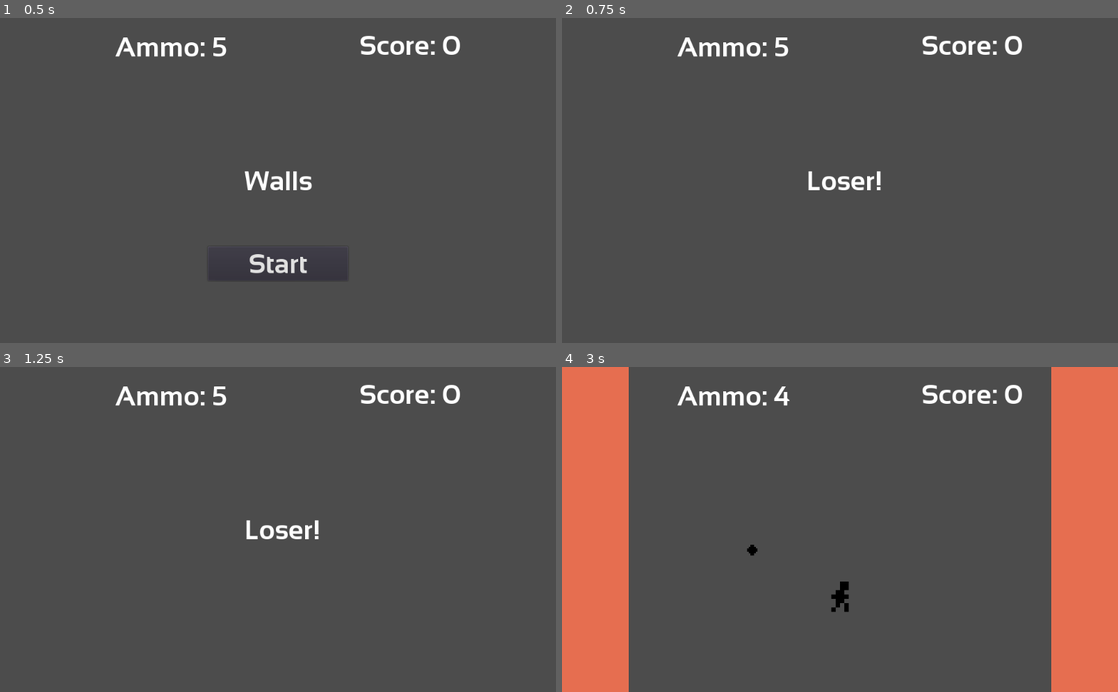
Above: before the commit, frames 1-4 (two rows, left to right).
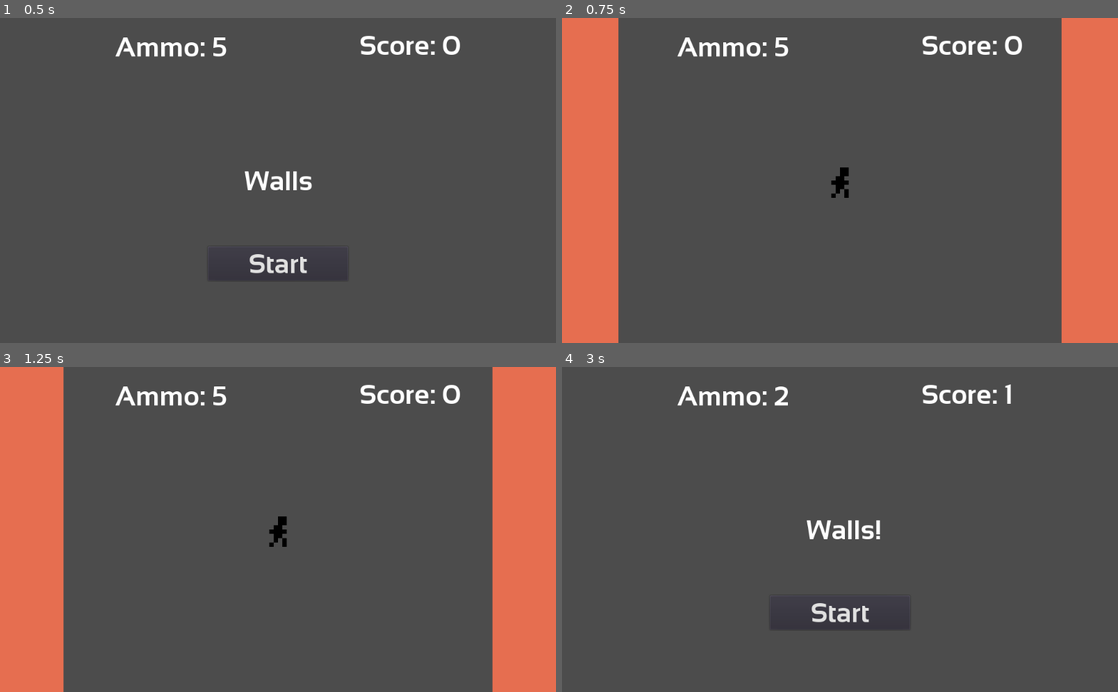
Above: after the commit, the same moments.

Repository: PerHenrikS/LudumDare42
Game: Godot game, scene res://Main.tscn
Same seed, same stepped clock (60 frames per second), same inputs: the game is played once before the commit and once after it. The engine's default icon, where the game draws it, is replaced by a stand-in: a white triangle on a blue panel in a dark square.
Inputs (mouse positions are in pixels of both pictures, inside the frame that each line leads up to):
- Up to frame 1 (0.5 s): no input
- Up to frame 2 (0.75 s): click "Start" at 0.5 s
- Up to frame 3 (1.25 s): no input
- Up to frame 4 (3 s): move the mouse to (962, 513) at 1.27 s; hold Right (ui_right) 1.28-2 s; tap Space (ui_select) at 1.35, 1.52, 1.82, 2.85 s; click (840, 614) at 2 s, where only the run before the commit has a clickable "Start"; move the mouse to (728, 545) at 2.77 s; hold Down (ui_down) from 2.78 s (still down)

Frame 1 is identical in both runs. In frame 2, 21% of the frame differs, in the area x 0-100%, y 0-100%; in frame 3, 23%; in frame 4, 25%.

Commit message:
Fix insta die problem

Diff:
--- a/Main.gd
+++ b/Main.gd
@@ -22,21 +22,20 @@
 		c.queue_free()
 
 func new_game():
+	var offset = 100
+	var posX = $RightWall.get_child(1).get_shape().extents.x
+	$LeftWall.start(Vector2((-posX/2)-offset, screen.y / 2), 1)
+	$RightWall.start(Vector2(screen.x + (posX/2)+offset, screen.y / 2), -1)
 	$ScoreTimer.start()
 	$SpawnTimer.wait_time = 2
 	$SpawnTimer.start()
 	score = 0
 	$Player.ammo = 5
 	$HUD.update_ammo($Player.ammo)
-
 	$HUD.update_score(score)
 	$HUD.show_message("")
+	$Player.start()
 
-	var offset = 100
-	var posX = $RightWall.get_child(1).get_shape().extents.x
-	$LeftWall.start(Vector2((-posX/2)-offset, screen.y / 2), 1)
-	$RightWall.start(Vector2(screen.x + (posX/2)+offset, screen.y / 2), -1)
-	$Player.start()
 
 func _on_ScoreTimer_timeout():
 	var i = randi()%2
--- a/Main.tscn
+++ b/Main.tscn
@@ -5,7 +5,7 @@
 [ext_resource path="res://Player.tscn" type="PackedScene" id=3]
 [ext_resource path="res://Wall.tscn" type="PackedScene" id=4]
 
-[node name="Main" type="Node2D"]
+[node name="Main" type="Node2D" index="0"]
 
 script = ExtResource( 1 )
 
@@ -31,13 +31,13 @@
 
 [node name="LeftWall" parent="." index="4" instance=ExtResource( 4 )]
 
-position = Vector2( 1434.11, 328.019 )
+position = Vector2( -355.764, 309.811 )
 pushback = 15
 movement_speed = 25
 
 [node name="RightWall" parent="." index="5" instance=ExtResource( 4 )]
 
-position = Vector2( -468.259, 328.229 )
+position = Vector2( 1358.03, 319.125 )
 pushback = 15
 movement_speed = 25
 
--- a/Player.gd
+++ b/Player.gd
@@ -17,6 +17,7 @@
 func _ready():
 	emit_signal("ammo_display")
 	screensize = get_viewport_rect().size
+	$CollisionShape2D.disabled = true
 	hide()
 
 func end():
@@ -26,9 +27,9 @@
 
 func start():
 	self.position = Vector2(screensize.x/2, screensize.y/2)
-	$CollisionShape2D.disabled = false
 	show()
 	started = true
+	$CollisionShape2D.disabled = false
 
 func _process(delta):
 	if started:
@@ -42,7 +43,6 @@
 		if Input.is_action_pressed("ui_up"):
 			velocity.y -= 1
 		if Input.is_action_just_pressed("ui_select"):
-
 			if get_viewport().get_mouse_position().x < self.position.x:
 				fire_position.position.x = -45
 				dir = -1
@@ -83,5 +83,6 @@
 	emit_signal("speed_up")
 
 func _on_Player_body_entered(body):
-	if body.collision_layer == 3:
-		emit_signal("dead")
+	if started:
+		if body.collision_layer == 3:
+			emit_signal("dead")
--- a/Wall.tscn
+++ b/Wall.tscn
@@ -8,7 +8,7 @@
 custom_solver_bias = 0.0
 extents = Vector2( 396.876, 396.058 )
 
-[node name="KinematicBody2D" type="KinematicBody2D" index="0"]
+[node name="KinematicBody2D" type="KinematicBody2D"]
 
 position = Vector2( 521.081, 338.703 )
 input_pickable = false
